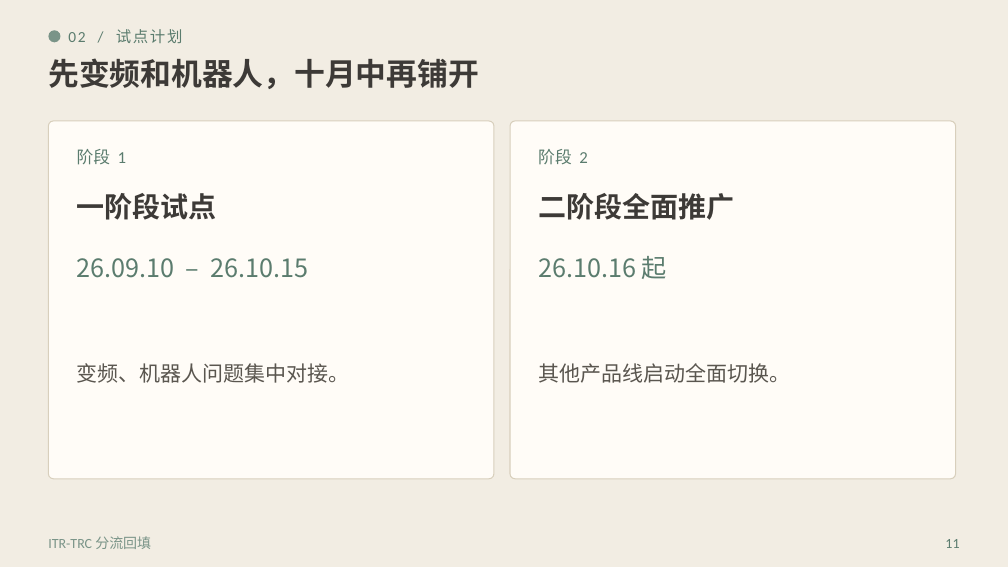
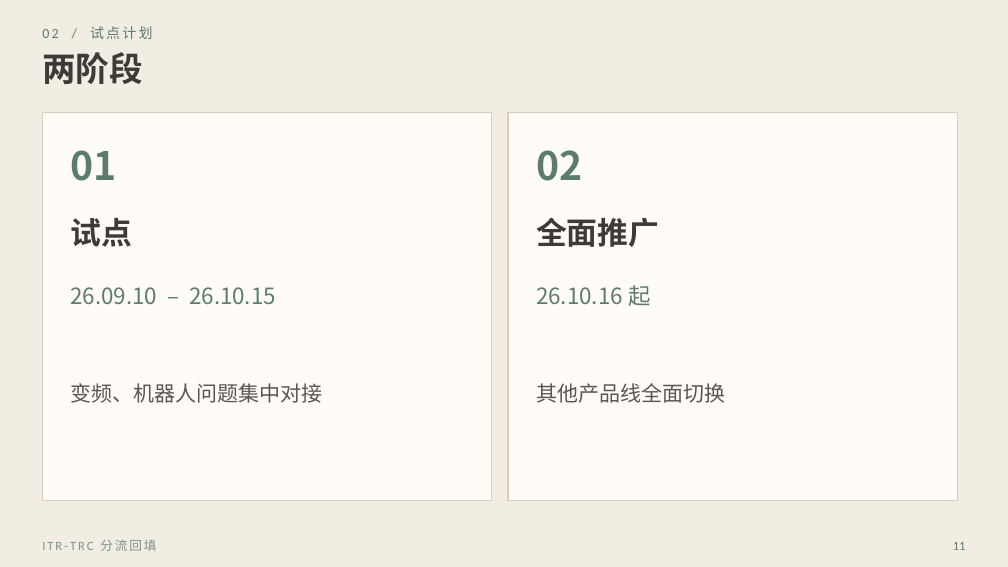
Before and after one commit to khalildai/test-send-file, a slide deck: slide 11 of 效能平台版本发布会.pptx. Drawn at 1008x567 pixels with LibreOffice and Linux fonts; fonts in the diff are those of the drawing. Boxes give left, top, right and bottom in pixels: in the first picture for what was removed or moved away, otherwise in the second. Text is boxed around its words. In the diff, an @@ line names an element or a change of style, - is before the commit and + after.

```diff
--- a/效能平台版本发布会.pptx
+++ b/效能平台版本发布会.pptx
@@ text "02 / 试点计划": place and size @@
-text "02 / 试点计划" at (68,29,183,43)
+text "02 / 试点计划" at (42,26,153,39)
@@ text "02 / 试点计划" at (42,26,153,39): size 11 to 10 pt, letter spacing 1.2 to 1.6 pt @@
@@ text at (42,52,143,84): text changed; size 12 to 24 pt; font Calibri to Noto Sans CJK SC; text colour #5B7C6E to #3D3A37; bold on @@
-阶段 1
+两阶段
@@ ellipse removed at (48,30,60,42) @@
@@ text removed at (48,58,478,89) @@
-先变频和机器人，十月中再铺开
@@ rectangle at (42,113,492,501): rounded rectangle to rectangle @@
@@ rectangle: place and size @@
-rectangle at (48,121,494,479)
+rectangle at (42,113,492,501)
@@ rectangle: place and size @@
-rectangle at (510,121,956,479)
+rectangle at (508,113,958,501)
@@ rectangle at (508,113,958,501): rounded rectangle to rectangle @@
@@ text removed at (538,149,587,165) @@
-阶段 2
@@ text added at (71,150,117,181), 28 pt, text #5B7C6E, bold @@
+01
@@ text added at (536,150,582,181), 28 pt, text #5B7C6E, bold @@
+02
@@ text at (71,218,132,247): text changed; size 20 to 22 pt @@
-一阶段试点
+试点
@@ text at (536,218,659,247): text changed; size 20 to 22 pt @@
-二阶段全面推广
+全面推广
@@ text "26.09.10 – 26.10.15" at (71,287,276,305): size 18 to 16 pt @@
@@ text "26.09.10 – 26.10.15": place and size @@
-text "26.09.10 – 26.10.15" at (77,258,309,278)
+text "26.09.10 – 26.10.15" at (71,287,276,305)
@@ text "26.10.16 起": place and size @@
-text "26.10.16 起" at (538,256,667,279)
+text "26.10.16 起" at (536,285,650,306)
@@ text "26.10.16 起" at (536,285,650,306): size 18 to 16 pt @@
@@ text at (71,383,323,403): text changed @@
-变频、机器人问题集中对接。
+变频、机器人问题集中对接
@@ text at (536,383,725,403): text changed @@
-其他产品线启动全面切换。
+其他产品线全面切换
@@ text "ITR-TRC 分流回填" at (42,539,156,551): size 10 to 9 pt, letter spacing 0 to 1.4 pt @@
@@ text "11": place and size @@
-text "11" at (945,539,959,548)
+text "11" at (953,542,966,550)
@@ text "11" at (953,542,966,550): size 10 to 9 pt @@
```
Also in this commit, not shown: 22 other slides changed.
